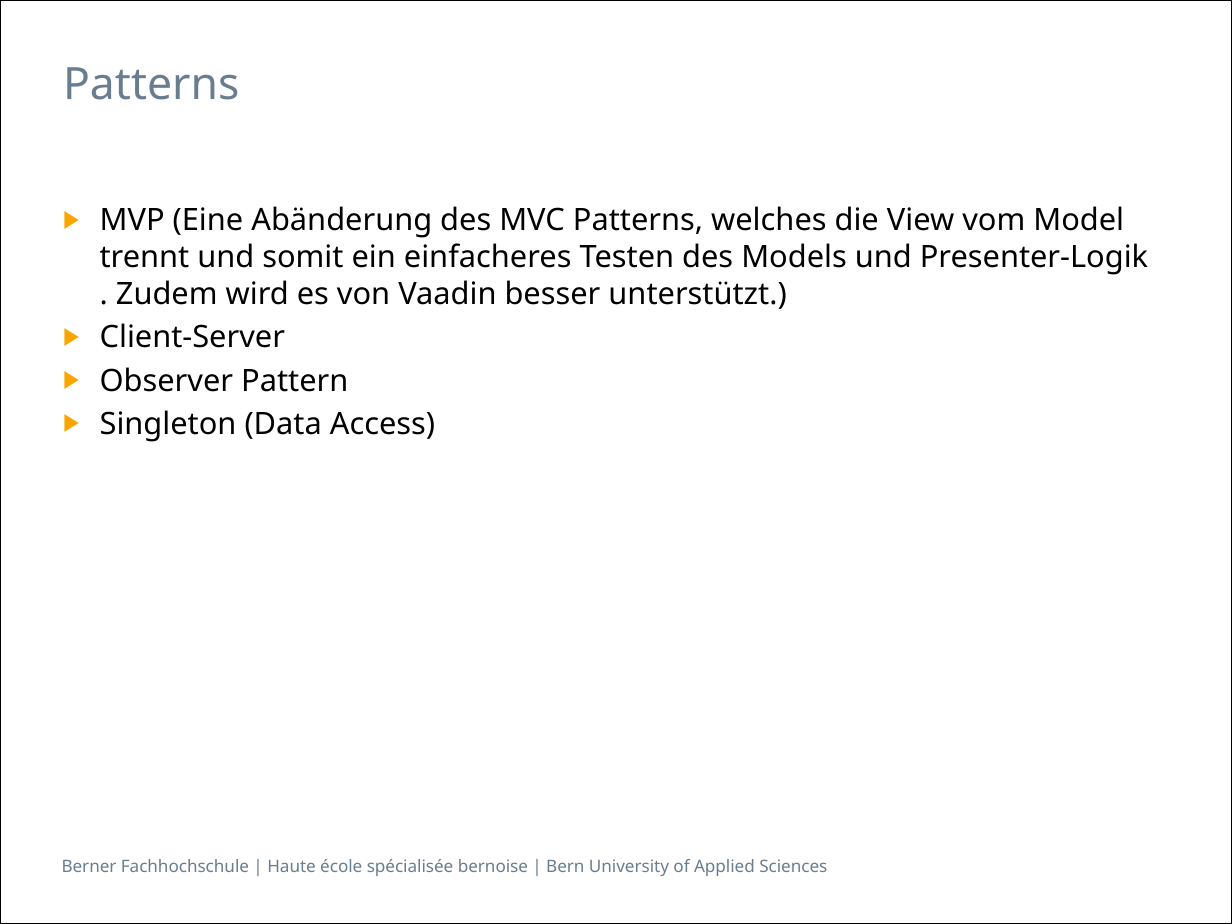
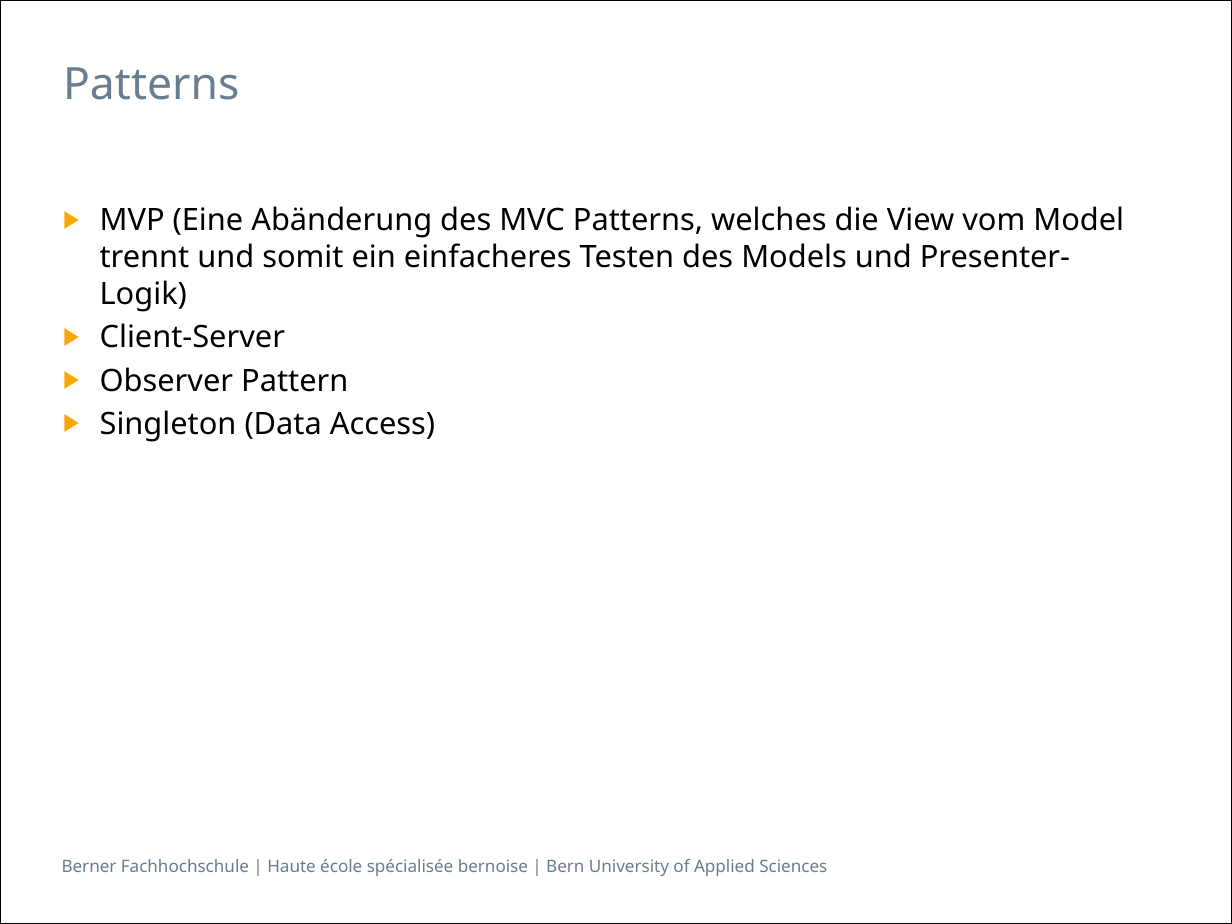
Before and after one commit to sirlordrouter/ch.bfh.btx8081.w2013.green, a slide deck: slide 5 of doc/task10/Praesentation_Task 9_und_Task 10.pptx. Drawn at 1232x924 pixels with LibreOffice and Linux fonts; fonts in the diff are those of the drawing. Boxes give left, top, right and bottom in pixels: in the first picture for what was removed or moved away, otherwise in the second. Text is boxed around its words. In the diff, an @@ line names an element or a change of style, - is before the commit and + after.

```diff
--- a/doc/task10/Praesentation_Task 9_und_Task 10.pptx
+++ b/doc/task10/Praesentation_Task 9_und_Task 10.pptx
@@ text at (100,206,1124,312): text changed @@
-▶ MVP (Eine Abänderung des MVC Patterns, welches die View vom Model trennt und somit ein einfacheres Testen des Models und Presenter-Logik . Zudem wird es von Vaadin besser unterstützt.)
+▶ MVP (Eine Abänderung des MVC Patterns, welches die View vom Model trennt und somit ein einfacheres Testen des Models und Presenter-Logik)
```
Also in this commit, not shown: 1 other slide changed.
